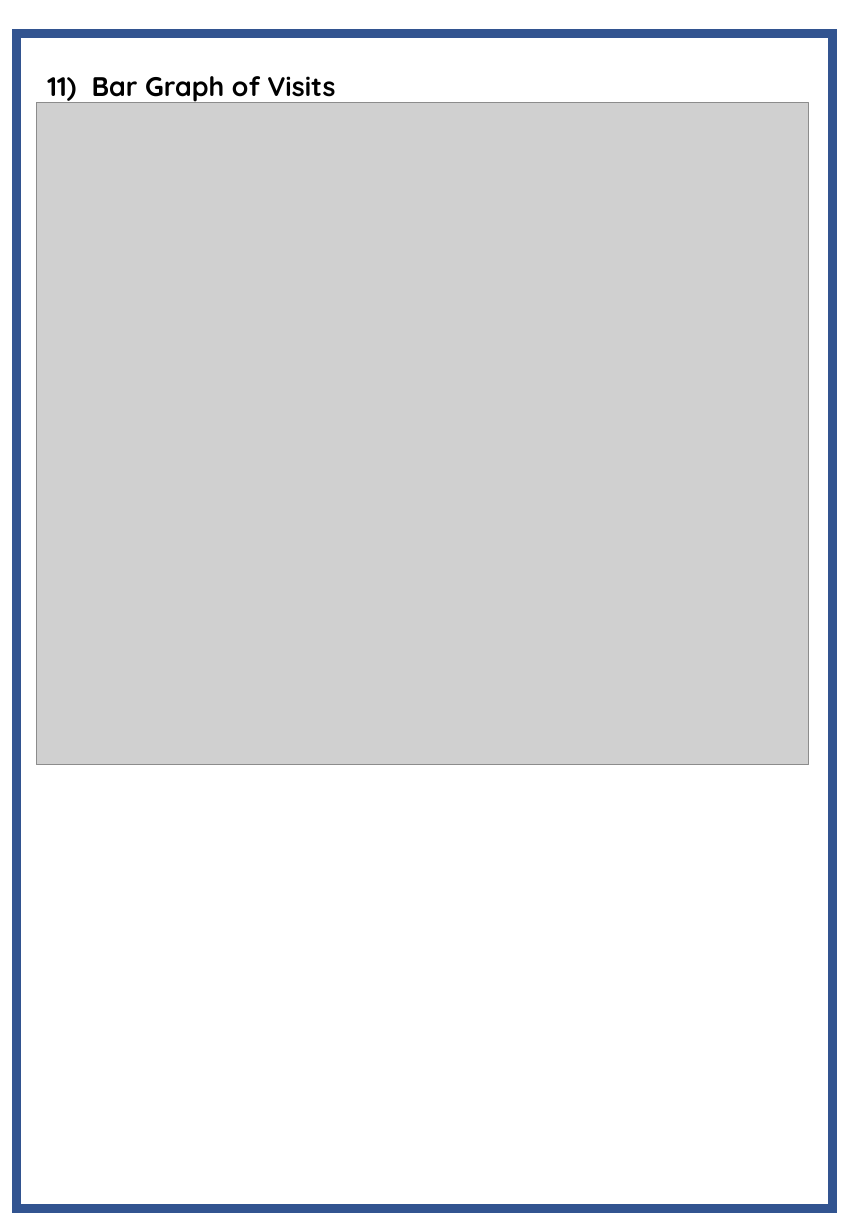
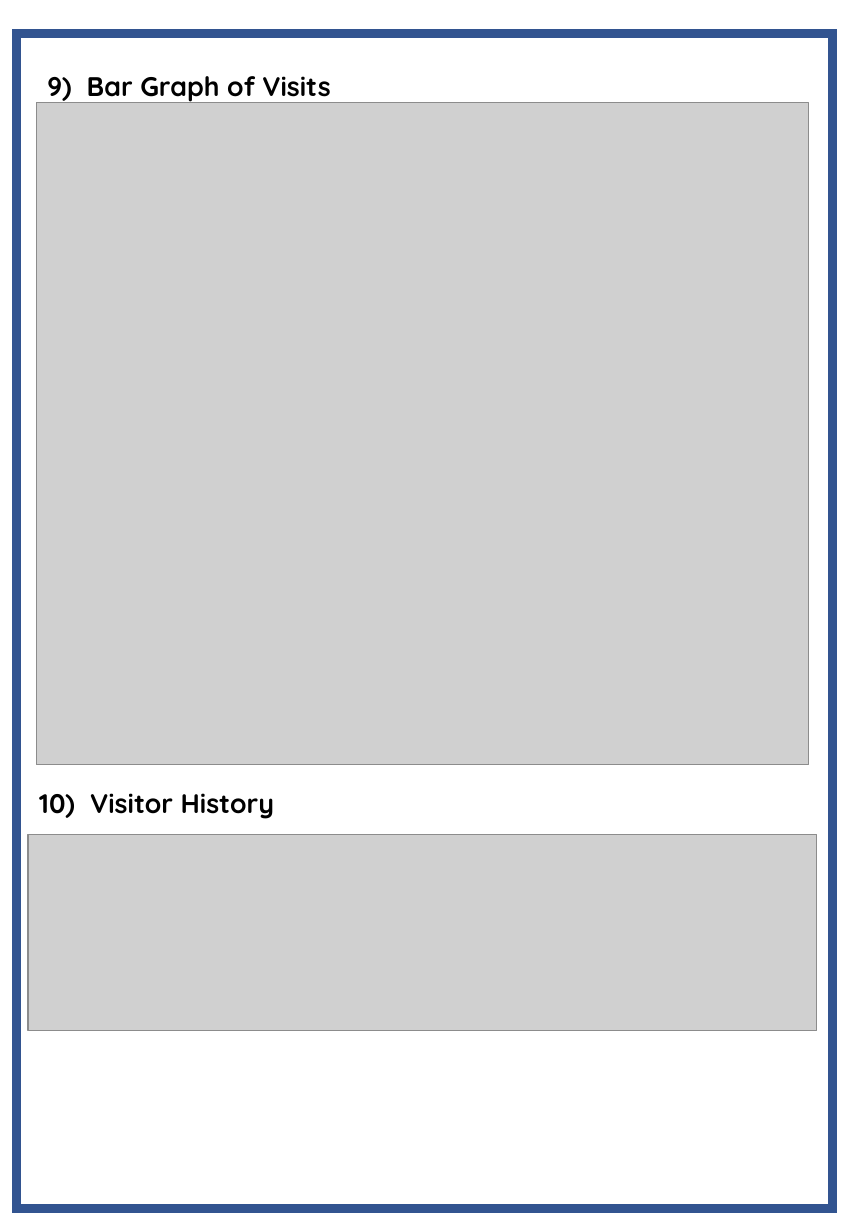
Before and after one commit to Agentgilspy/Hotel, a slide deck: slide 26 of Computer Project.pptx (slide 27 before the commit). Drawn at 853x1232 pixels with LibreOffice and Linux fonts; fonts in the diff are those of the drawing; grey boxes stand for pictures. Boxes give left, top, right and bottom in pixels: in the first picture for what was removed or moved away, otherwise in the second. Text is boxed around its words. In the diff, an @@ line names an element or a change of style, - is before the commit and + after.

```diff
--- a/Computer Project.pptx
+++ b/Computer Project.pptx
@@ text at (47, 76, 330, 104): text changed @@
-11) Bar Graph of Visits
+9) Bar Graph of Visits
@@ text added at (39, 793, 274, 819), 17 pt, text #000000, bold @@
+10) Visitor History
@@ picture added at (28, 835, 818, 1032) @@
```
Also in this commit, not shown: 8 other slides changed, 2 slides added, 3 slides removed.
